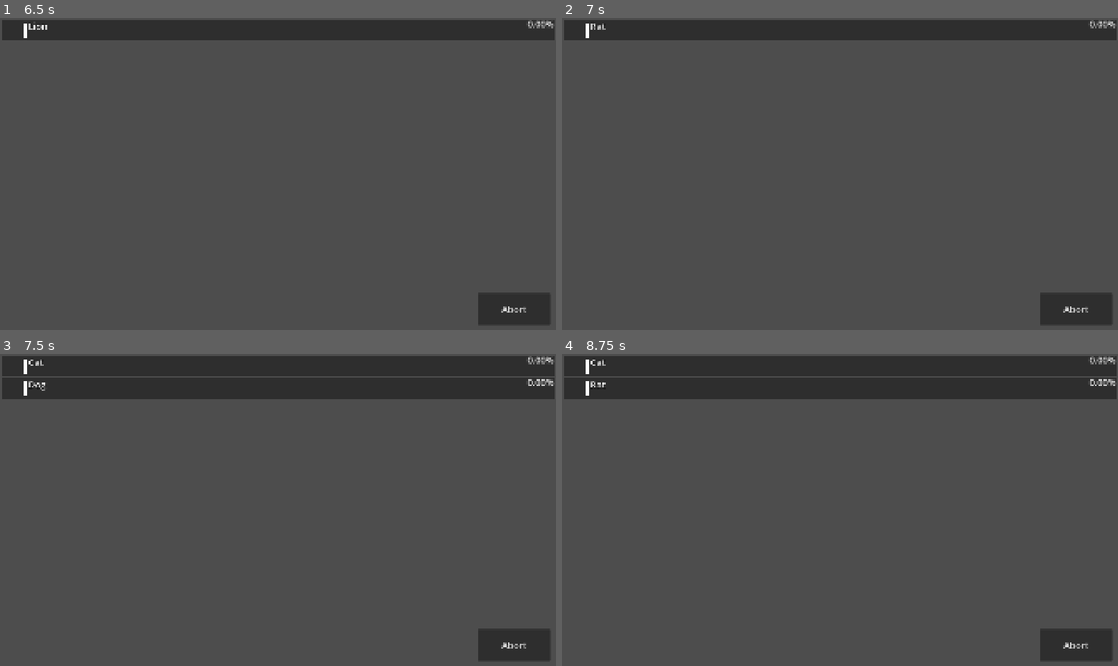
Above: before the commit, frames 1-4 (two rows, left to right).
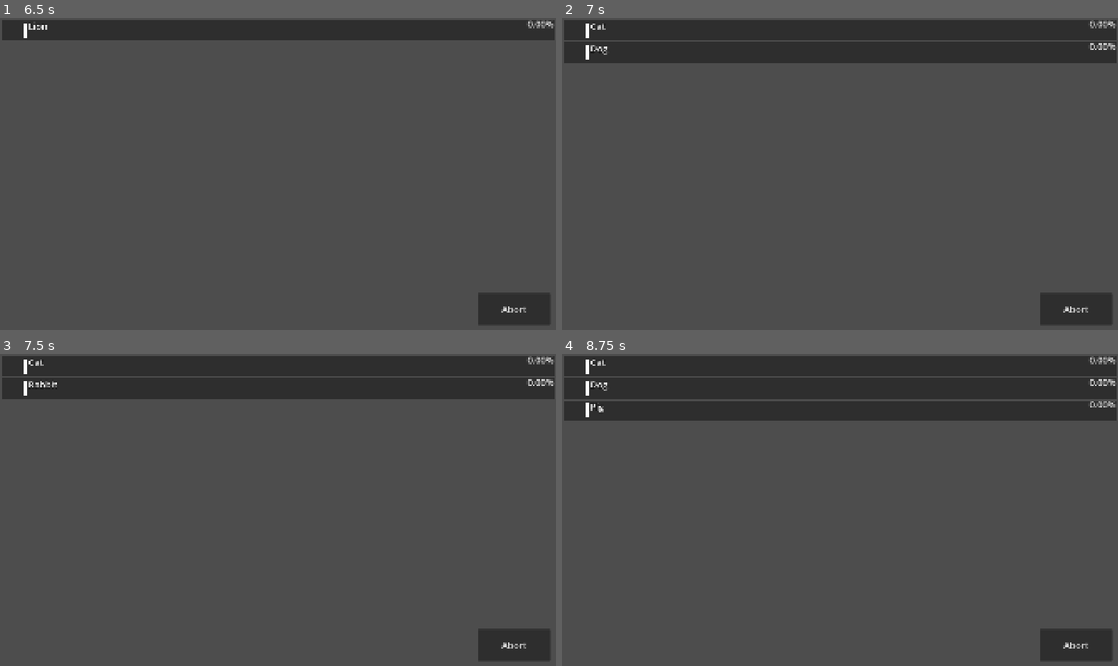
Above: after the commit, the same moments.

Repository: TheGoldenWombat/GoatPicker
Game: Godot game, scene res://main.tscn
Two runs of this game, one before a commit and one after it. Both use one fixed random seed, a clock stepped at 60 frames per second and the inputs below.
Inputs:
- Up to frame 1 (6.5 s): click "Start: Mode 1 NORMAL" at 0.5 s; click "Abort" at 1.25 s; click "Start: Mode 1 NORMAL" at 2 s; click "Abort" at 2.75 s; click "Start: Mode 2 STALLING" at 3.5 s; click "Abort" at 4.25 s; click "Start: Mode 2 STALLING" at 5 s
- Up to frame 2 (7 s): tap Enter at 6.5 s
- Up to frame 3 (7.5 s): no input
- Up to frame 4 (8.75 s): no input

Frame 1 is identical in both runs. In frame 2, 6.8% of the frame differs, in the area x 0-100%, y 1-15%; in frame 3, less than 0.1%; in frame 4, 6.2%.

Commit message:
Replaced broken find_children with get_children

Diff:
--- a/racer_spawn.gd
+++ b/racer_spawn.gd
@@ -51,9 +51,10 @@
 
 ## Removes all racers from racer_spawn
 func remove_racers() -> void:
-	for r in find_children("*", "Racer"):
-		remove_child(r)
-		r.queue_free()
+	for r in get_children():
+		if r is Racer:
+			remove_child(r)
+			r.queue_free()
 
 
 ## Get list of choices from choices.list and read them into an array
@@ -95,7 +96,7 @@
 		racer.randomizing_choice = true
 		add_child(racer)
 		sfx_reel_spin.play(randf_range(0.0,6.0))
-		await get_tree().create_timer(2.0).timeout # Replace with audio cue
+		await get_tree().create_timer(1.5).timeout # Replace with audio cue
 		sfx_reel_spin.stop()
 		sfx_reel_stop.play()
 		racer.randomizing_choice = false
@@ -163,11 +164,12 @@
 	if top_three_array.size() >= 2: second_place_racer = top_three_array[1][1]
 	if top_three_array.size() >= 3: third_place_racer = top_three_array[2][1]
 
-	for racer in find_children("*", "Racer"):
-		if racer.choice == first_place_racer: racer.medal_color = Color.GOLD
-		elif racer.choice == second_place_racer: racer.medal_color = Color.SILVER
-		elif racer.choice == third_place_racer: racer.medal_color = Color.PERU
-		else: racer.medal_color = Color.WHITE
+	for r in get_children():
+		if r is Racer:
+			if r.choice == first_place_racer: r.medal_color = Color.GOLD
+			elif r.choice == second_place_racer: r.medal_color = Color.SILVER
+			elif r.choice == third_place_racer: r.medal_color = Color.PERU
+			else: r.medal_color = Color.WHITE
 
 
 ################################################################################
